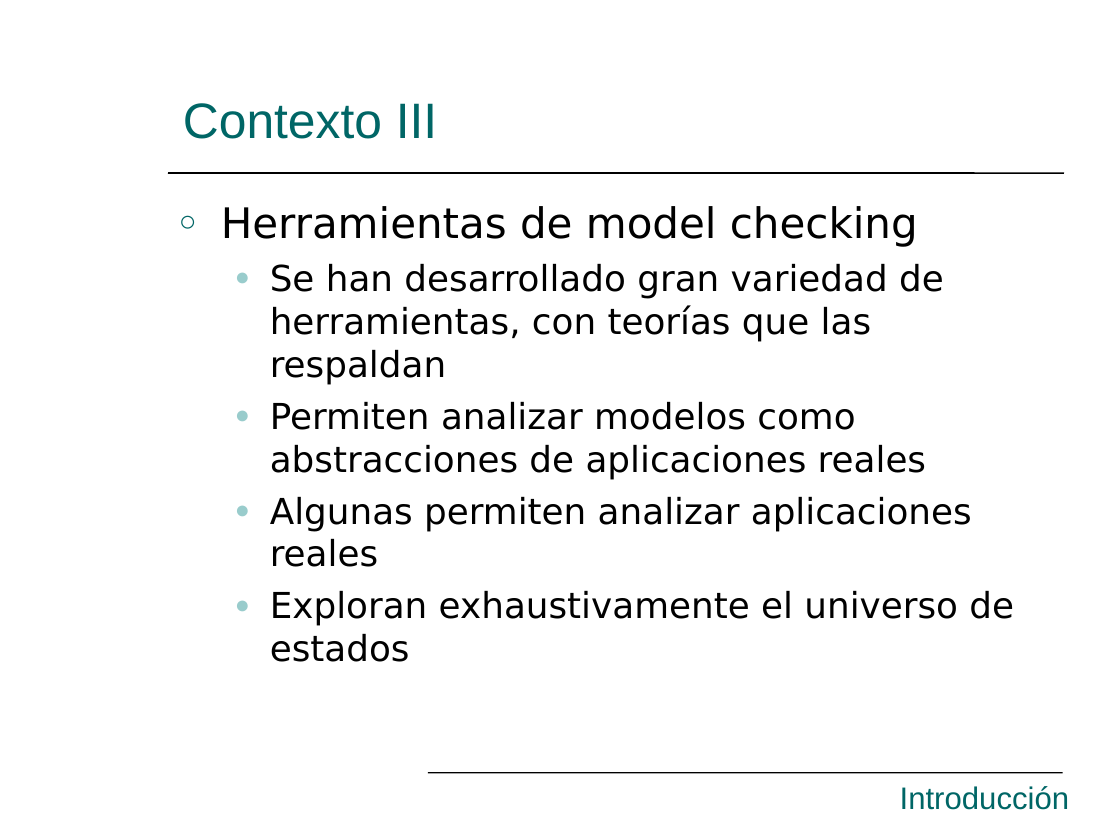
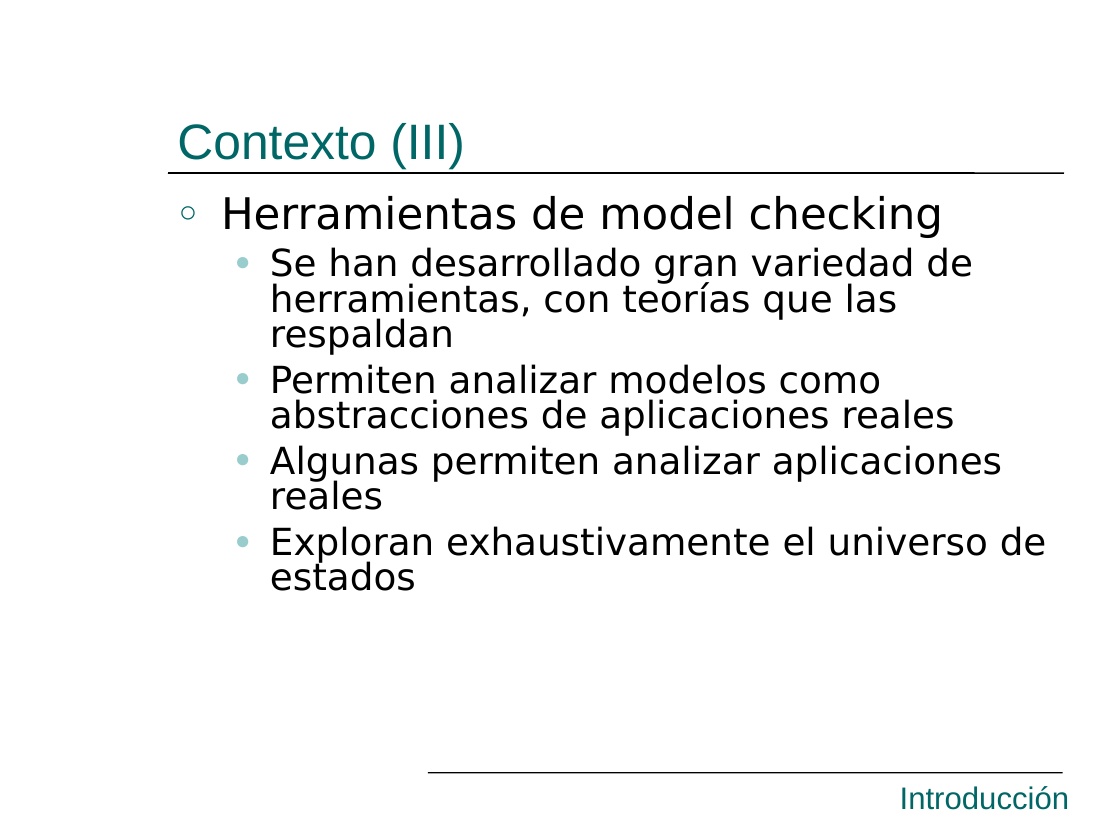
Before and after one commit to hugomelendez/tesis-jpf-2006, a slide deck: slide 6 of tesis-doc/Presentación.ppt. Drawn at 1120x840 pixels with LibreOffice and Linux fonts; fonts in the diff are those of the drawing. Boxes give left, top, right and bottom in pixels: in the first picture for what was removed or moved away, otherwise in the second. Text is boxed around its words. In the diff, an @@ line names an element or a change of style, - is before the commit and + after.

```diff
--- a/tesis-doc/Presentación.ppt
+++ b/tesis-doc/Presentación.ppt
@@ title at box(177, 123, 465, 169): text changed @@
-Contexto III
+Contexto (III)
@@ text "Herramientas de model checking" at box(221, 196, 1047, 591): size 27 to 28 pt in "Herramientas de model checking"; size 23 to 24 pt in "Se han desarrollado gran variedad de herramientas, ...", "Permiten analizar modelos como abstracciones de aplicaciones ...", "Algunas permiten analizar aplicaciones reales", "Exploran exhaustivamente el universo de estados"; line spacing 1 to 0.8 @@
```
Also in this commit, not shown: 39 other slides changed, 1 slide removed.
